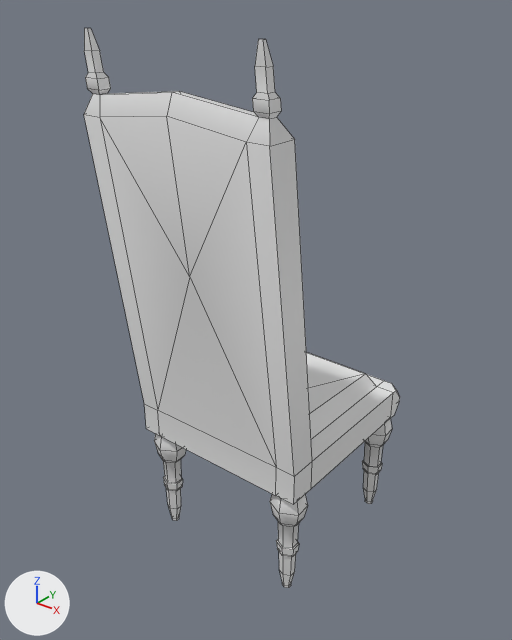
The FBX model Assets/Models/Luuk/Menu's/Menu Chair.fbx as it was, and as the next commit left it.
Camera for both pictures: a 50 mm camera at (1.53, -1.94, 2.2) aimed at (-0.03, 0.0, 0.99). Lighting does not change. The marker at lower left points along +X, +Y and +Z. Mesh edges are drawn as thin lines. Where no turn or scale is listed for an object, it has been applied to the vertices.

The first picture shows 'Chair'.
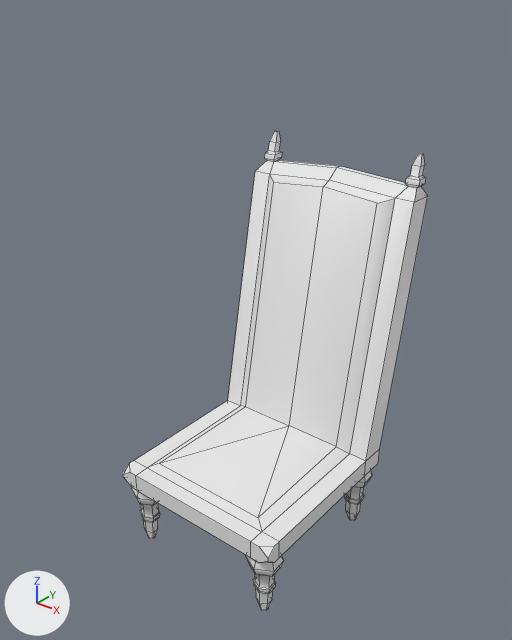
Where the change shows, as pixel boxes [x1, y1, x2, y2] in the pictures (512 x 640 px; the box of a moved part takes in the faces that stretch with it):
```json
{"object": "Chair", "change": "reshaped", "before": [84, 28, 400, 588], "after": [123, 131, 428, 611], "on screen": "14% shorter"}
{"part": 1, "of": "me_cube_004", "change": "moved or reshaped", "before": [362, 419, 392, 504], "after": [131, 488, 160, 539]}
{"part": 2, "of": "me_cube_004", "change": "moved or reshaped", "after": [245, 555, 284, 611], "on screen": "not visible before"}
{"part": 3, "of": "me_cube_004", "change": "moved or reshaped", "before": [270, 494, 308, 588], "on screen": "not visible afterwards"}
{"part": 4, "of": "me_cube_004", "change": "moved or reshaped", "before": [154, 434, 186, 521], "after": [344, 470, 372, 521]}
{"part": 5, "of": "me_cube_004", "change": "moved or reshaped", "before": [84, 28, 400, 505], "after": [123, 131, 428, 563]}
```

The change, as JSON lines over the scene's bpy script:
```json
{"block": "me_cube_004", "where": "# used by ob_chair; location = (0.0, 0.0, 0.0)"}
{"op": "remove", "block": "me_cube_004", "code": "me_cube_004.from_pydata(...)  # 397 vertices, 371 faces; spans x -0.38..0.38, y -0.45..0.48, z 0.0..2.05"}
{"op": "add", "block": "me_cube_004", "code": "me_cube_004.from_pydata(...)  # 397 vertices, 371 faces; spans x -0.38..0.38, y -0.44..0.55, z 0.0..1.59"}
{"block": "me_cube_004", "change": "me_cube_004 part 1: the loose piece of 72 vertices spanning x 0.24..0.38, y 0.35..0.48, z 0.0..0.49 is scaled about its middle by (-1, -1, 0.61), then moved by (-0.62, -0.79, -0.1)"}
{"block": "me_cube_004", "change": "me_cube_004 part 2: the loose piece of 72 vertices spanning x -0.38..-0.24, y 0.35..0.48, z 0.0..0.49 is scaled about its middle by (-1, -1, 0.61), then moved by (0.62, -0.79, -0.1)"}
{"block": "me_cube_004", "change": "me_cube_004 part 3: the loose piece of 72 vertices spanning x 0.24..0.38, y -0.29..-0.16, z 0.0..0.49 is scaled about its middle by (-1, -1, 0.61), then moved by (-0.62, 0.5, -0.1)"}
{"block": "me_cube_004", "change": "me_cube_004 part 4: the loose piece of 72 vertices spanning x -0.38..-0.24, y -0.29..-0.16, z 0.0..0.49 is scaled about its middle by (-1, -1, 0.61), then moved by (0.62, 0.5, -0.1)"}
{"block": "me_cube_004", "change": "me_cube_004 part 5: 109 of 397 vertices moved; they spanned x -0.38..0.38, y -0.45..0.48, z 0.49..2.05 and now span x -0.38..0.38, y -0.44..0.55, z 0.3..1.59; mean shift (0.0, 0.42, -0.33); largest move (0.38, -0.45, 1.79) -> (-0.38, 0.55, 1.44)"}
```
